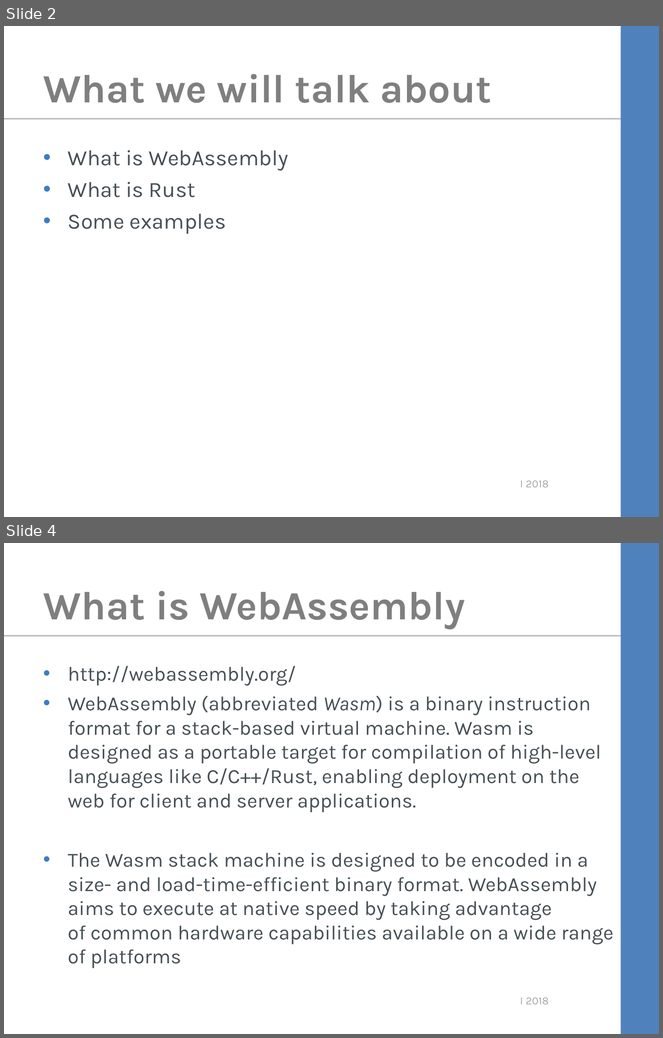
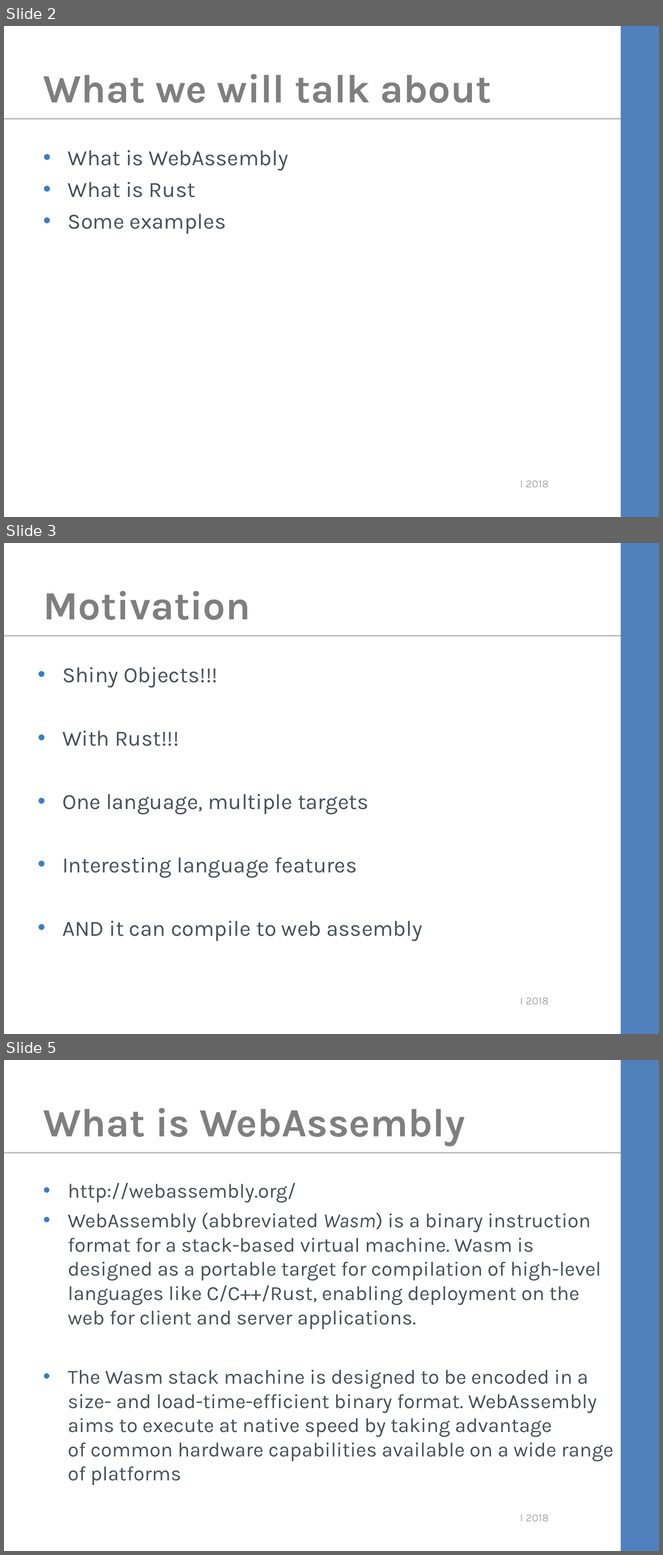
Before and after one commit to kimtuck/WebAssembly, a slide deck: webassembly.ppt. Shown one above the other, each under a label of ours: slides 2 and 4 before the commit, slides 2, 3 and 5 after it; the slides between them are not shown. The pictures are 663x1038 and 663x1555 pixels, drawn with LibreOffice and Linux fonts; fonts in the diff are those of the drawing; background and template pictures are left out. Boxes give left, top, right and bottom in pixels: in the first picture for what was removed or moved away, otherwise in the second. Text is boxed around its words. In the diff, an @@ line names an element or a change of style, - is before the commit and + after.

```diff
--- a/webassembly.ppt
+++ b/webassembly.ppt
@@ slide 3 added at (4, 543, 659, 1034), background #FFFFFF; not listed: 3 template elements that a slide beside it also shows @@
@@ title added at (44, 591, 251, 620), 44 pt, text #7F7F7F, bold @@
+Motivation
@@ text added at (62, 667, 423, 942), 24 pt, text #465055 @@
+• Shiny Objects!!!
+• With Rust!!!
+• One language, multiple targets
+• Interesting language features
+• AND it can compile to web assembly
@@ what was slide 4 is now slide 5 @@
```
Also in this commit, not shown: 5 slides changed, 6 other slides added, 7 slides removed, 3 other files.
